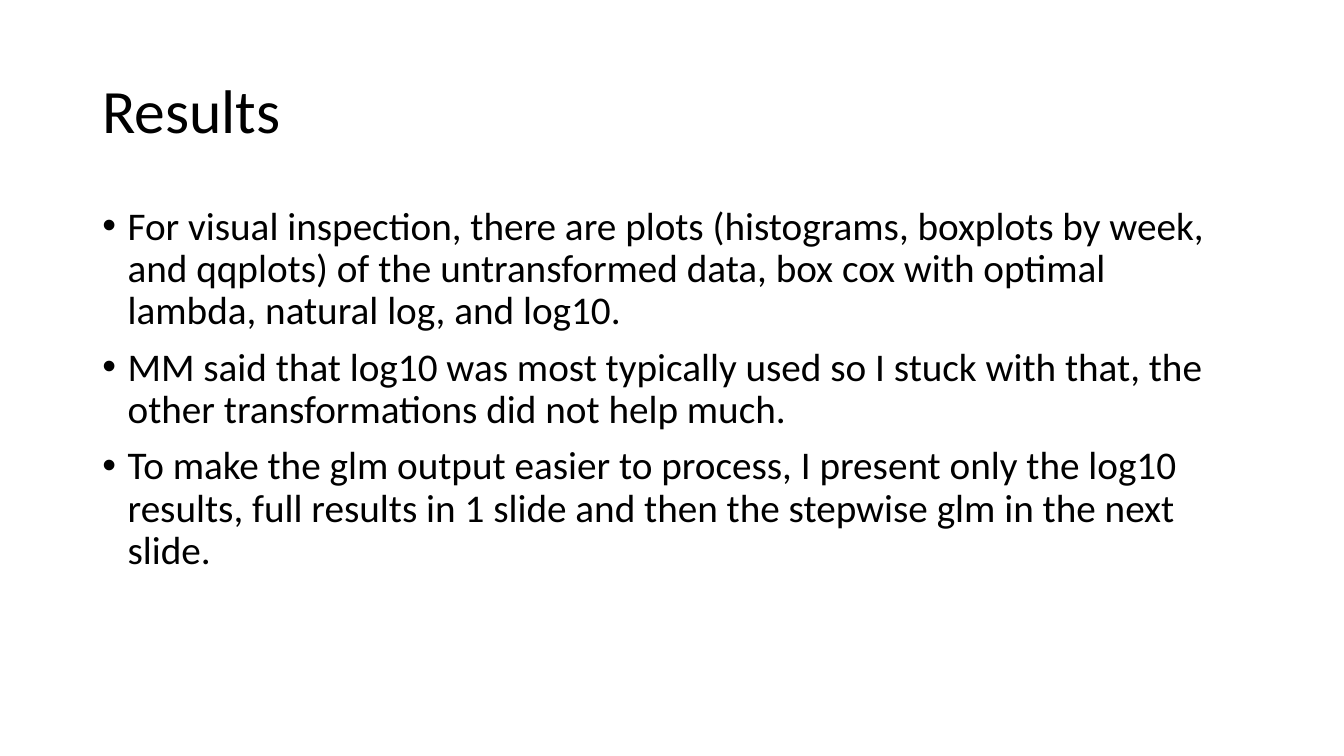
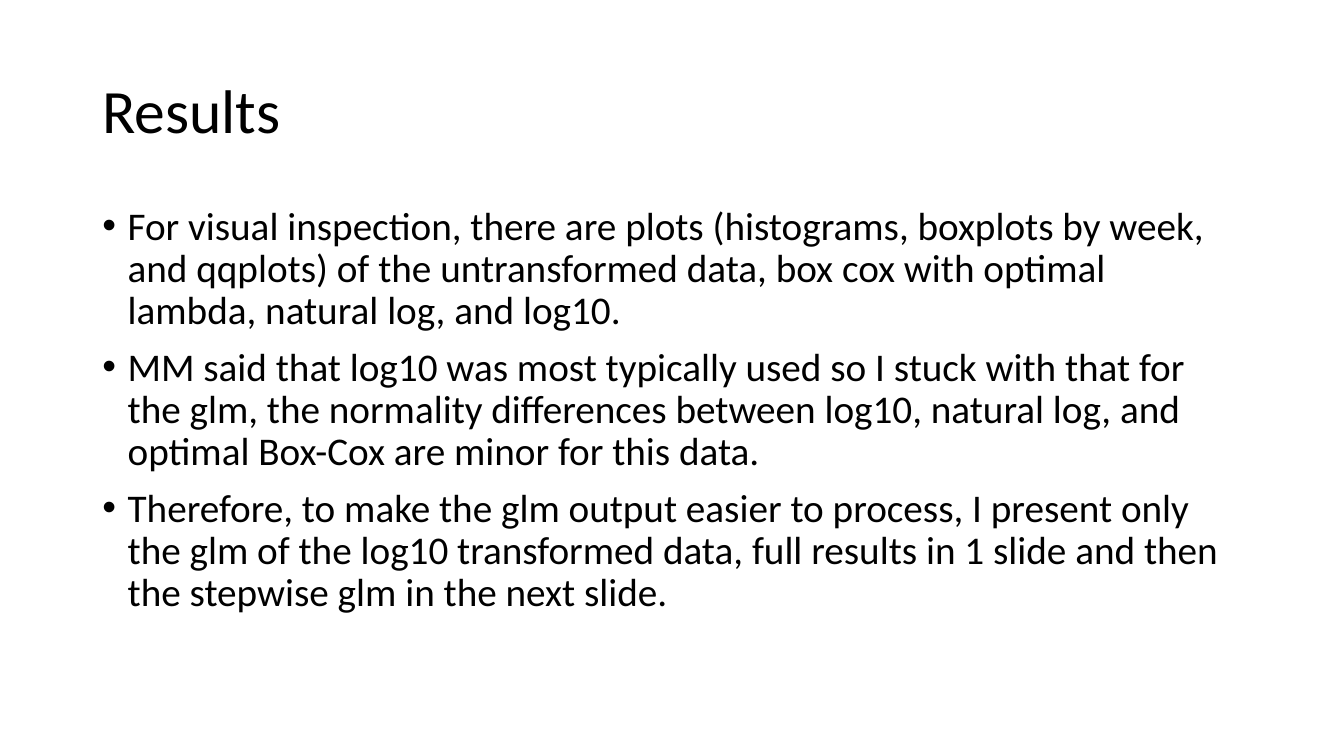
Before and after one commit to microbial-genomics/eytcheson_microplastics, a slide deck: slide 2 of pptx/glm_microplastics_water_v3.pptx. Drawn at 1344x756 pixels with LibreOffice and Linux fonts; fonts in the diff are those of the drawing. Boxes give left, top, right and bottom in pixels: in the first picture for what was removed or moved away, otherwise in the second. Text is boxed around its words. In the diff, an @@ line names an element or a change of style, - is before the commit and + after.

Commit message:
glm scripts and pptx of results

```diff
--- a/pptx/glm_microplastics_water_v3.pptx
+++ b/pptx/glm_microplastics_water_v3.pptx
@@ text at [128,353,1218,613]: text changed @@
-• MM said that log10 was most typically used so I stuck with that, the other transformations did not help much.
-• To make the glm output easier to process, I present only the log10 results, full results in 1 slide and then the stepwise glm in the next slide.
+• MM said that log10 was most typically used so I stuck with that for the glm, the normality differences between log10, natural log, and optimal Box-Cox are minor for this data.
+• Therefore, to make the glm output easier to process, I present only the glm of the log10 transformed data, full results in 1 slide and then the stepwise glm in the next slide.
```
Also in this commit, not shown: 26 other slides changed, 2 slides added, 8 other files.
